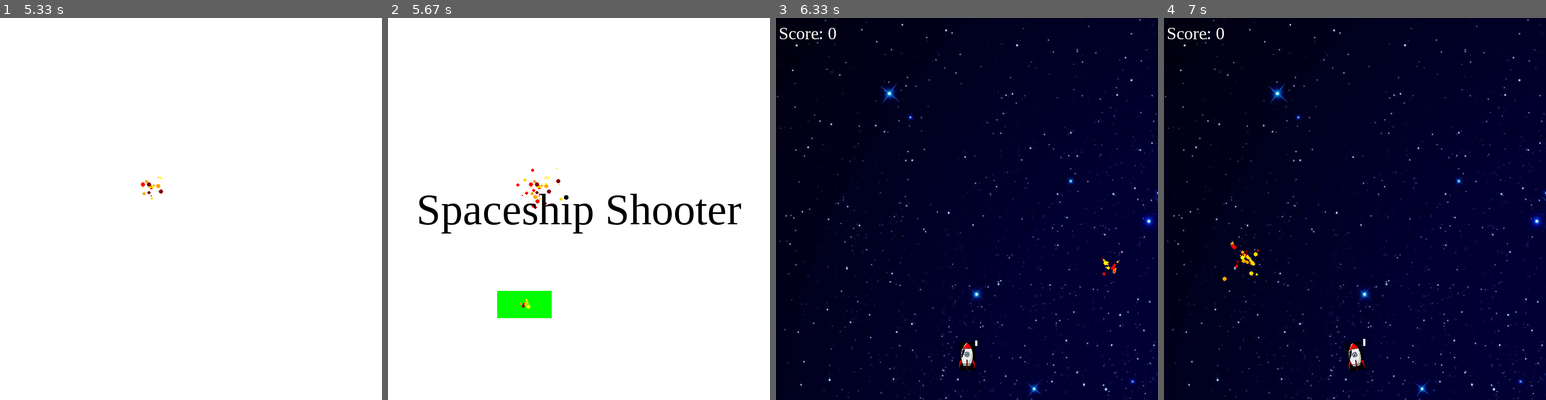
Above: before the commit, frames 1-4 (left to right).
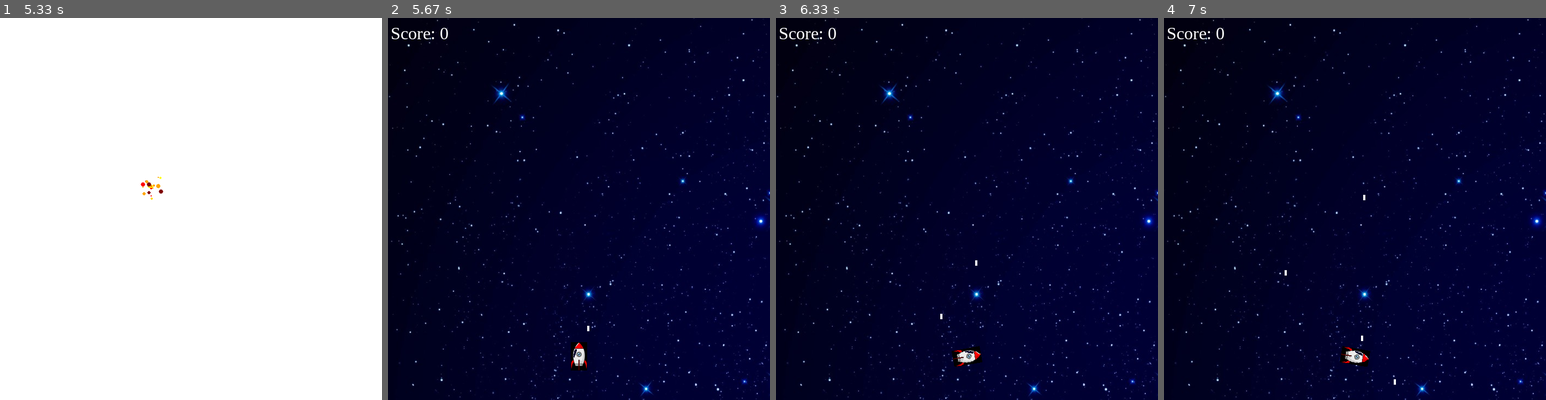
Above: after the commit, the same moments.

Repository: yangxqiao/PyGame
Game: pygame game, started from py_game/spaceship_shooter.py
Same seed, same stepped clock (60 frames per second), same inputs: the game is played once before the commit and once after it.
Inputs (mouse positions are in pixels of both pictures, inside the frame that each line leads up to):
- Up to frame 1 (5.33 s): click "Go!" at 0.4 s; hold Right 0.67-1.3 s; move the mouse to (122, 262) at 0.7 s; click "Go!" at 1.4 s; hold Left 1.67-2.13 s; move the mouse to (87, 128) at 1.7 s; click (198, 124) at 2.23 s; click (290, 239) at 2.55 s; hold Right 3.33-3.8 s; click (278, 296) at 3.42 s; hold Left 3.83-4.37 s; click (320, 293) at 3.92 s; hold Left 4.4-4.8 s; click (187, 281) at 4.48 s; hold Right from 4.83 s (still down); click (152, 189) at 4.92 s
- Up to frame 2 (5.67 s): release Right at 5.47 s; click "Go!" at 5.55 s
- Up to frame 3 (6.33 s): hold Left 5.83-6.3 s; click (1108, 262) at 5.92 s
- Up to frame 4 (7 s): hold Right 6.33-6.8 s; click (1248, 258) at 6.42 s; hold Right from 6.83 s (still down); click (1339, 113) at 6.92 s

Frame 1 is identical in both runs. In frame 2, 100% of the frame differs, in the area x 0-100%, y 0-100%; in frame 3, 0.5%; in frame 4, 0.6%.

Commit message:
Add bullets and menu to the spaceship shooter game

Diff:
--- a/py_game/spaceship_shooter.py
+++ b/py_game/spaceship_shooter.py
@@ -273,8 +273,8 @@
                 all_sprites_list.add(bullet)
                 bullet_list.add(bullet)
 
-                mouse = pygame.mouse.get_pos()
-                explosion(mouse[0], mouse[1])
+                # mouse = pygame.mouse.get_pos()
+                # explosion(mouse[0], mouse[1])
 
         last_record_time = generate_enemy_every_interval(9, last_record_time, interval)
 
